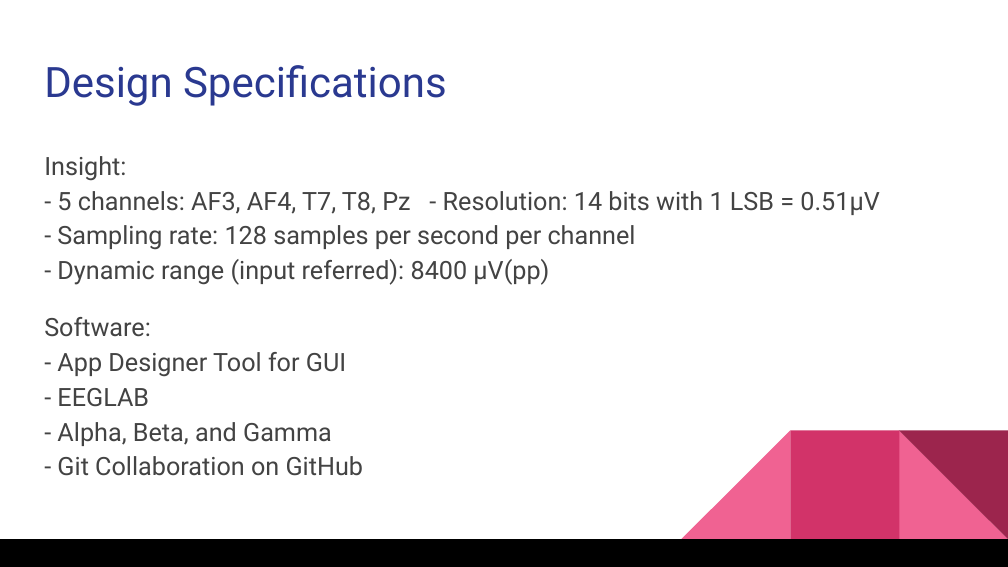
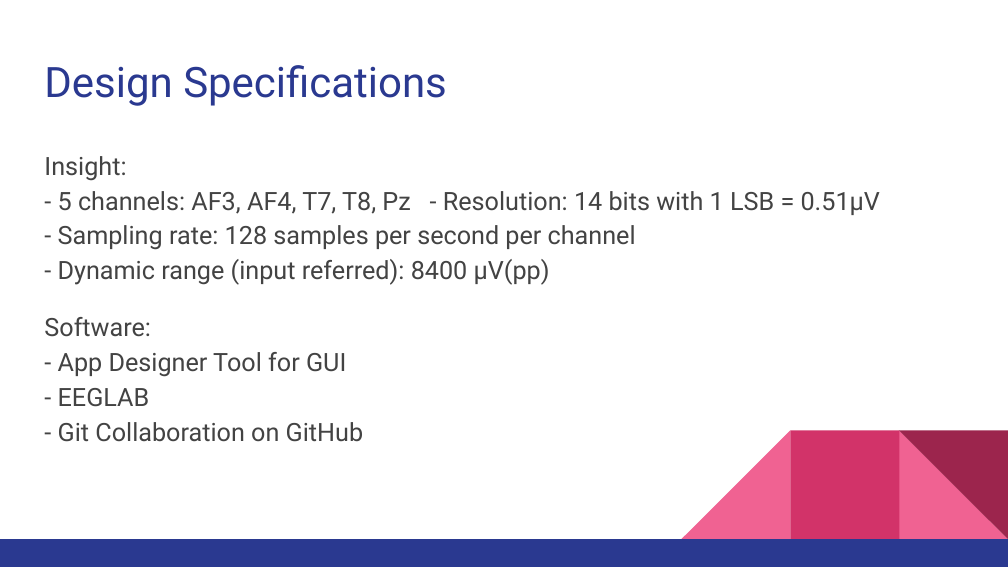
Before and after one commit to Philosophist/RoboDoc, a slide deck: slide 6 of IMU and EEG/EEG Project Presentation.pptx. Drawn at 1008x567 pixels with LibreOffice and Linux fonts; fonts in the diff are those of the drawing. Boxes give left, top, right and bottom in pixels: in the first picture for what was removed or moved away, otherwise in the second. Text is boxed around its words. In the diff, an @@ line names an element or a change of style, - is before the commit and + after.

```diff
--- a/IMU and EEG/EEG Project Presentation.pptx
+++ b/IMU and EEG/EEG Project Presentation.pptx
@@ text at [44, 317, 364, 442]: text changed @@
-Software:
-- App Designer Tool for GUI
-- EEGLAB
-- Alpha, Beta, and Gamma
-- Git Collaboration on GitHub
+Software:
+- App Designer Tool for GUI
+- EEGLAB
+- Git Collaboration on GitHub
@@ rectangle at [0, 539, 1008, 567]: fill #000000 to #2A3990 @@
```
Also in this commit, not shown: 9 other slides changed.
